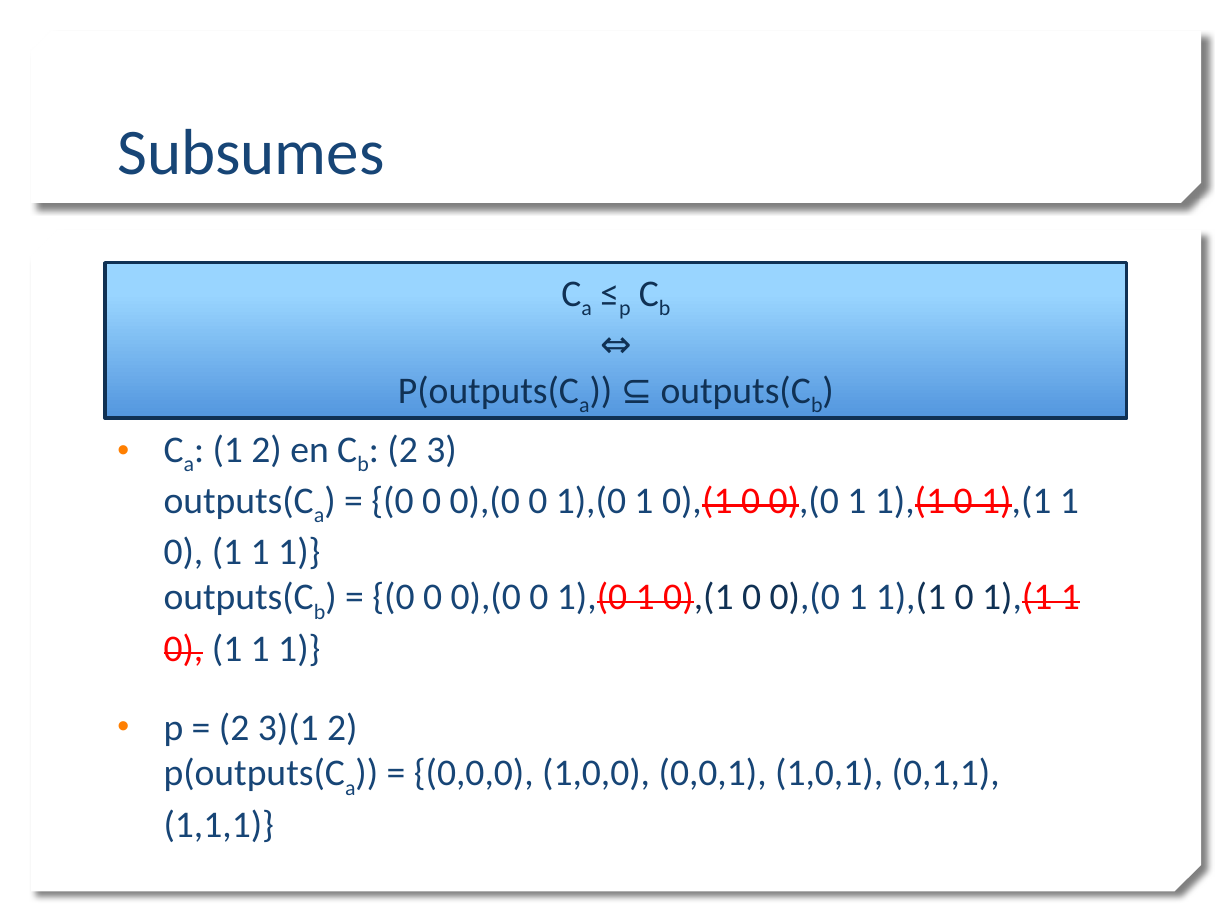
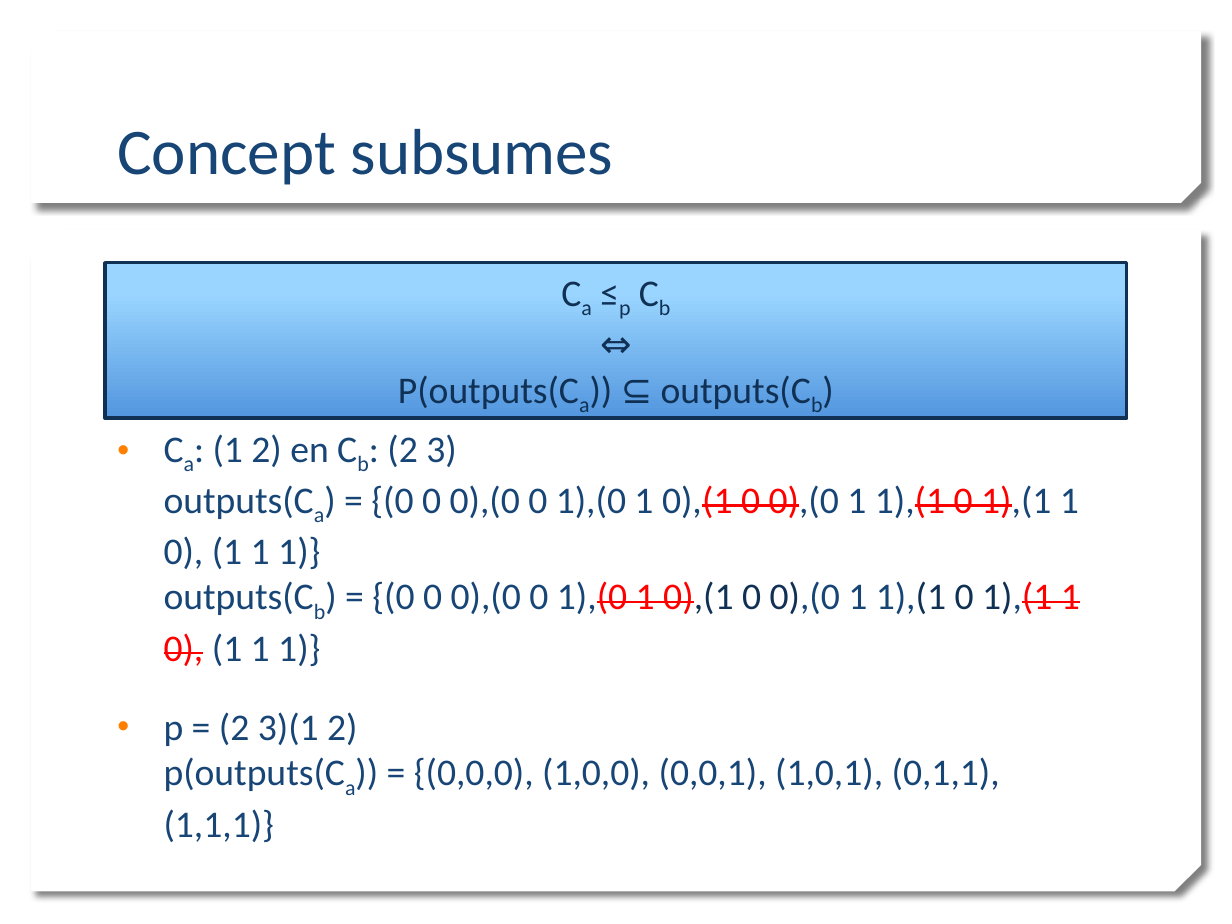
Before and after one commit to mdekempeneer/Research-Optimal-Size-Sorting-Networks, a slide deck: slide 15 of PPP1_WV.pptx. Drawn at 1232x924 pixels with LibreOffice and Linux fonts; fonts in the diff are those of the drawing; background and template pictures are left out. Boxes give left, top, right and bottom in pixels: in the first picture for what was removed or moved away, otherwise in the second. Text is boxed around its words. In the diff, an @@ line names an element or a change of style, - is before the commit and + after.

```diff
--- a/PPP1_WV.pptx
+++ b/PPP1_WV.pptx
@@ title at [117, 129, 614, 185]: text changed @@
-Subsumes
+Concept subsumes
```
Also in this commit, not shown: 6 other slides changed, 5 slides added, 1 slide removed.
